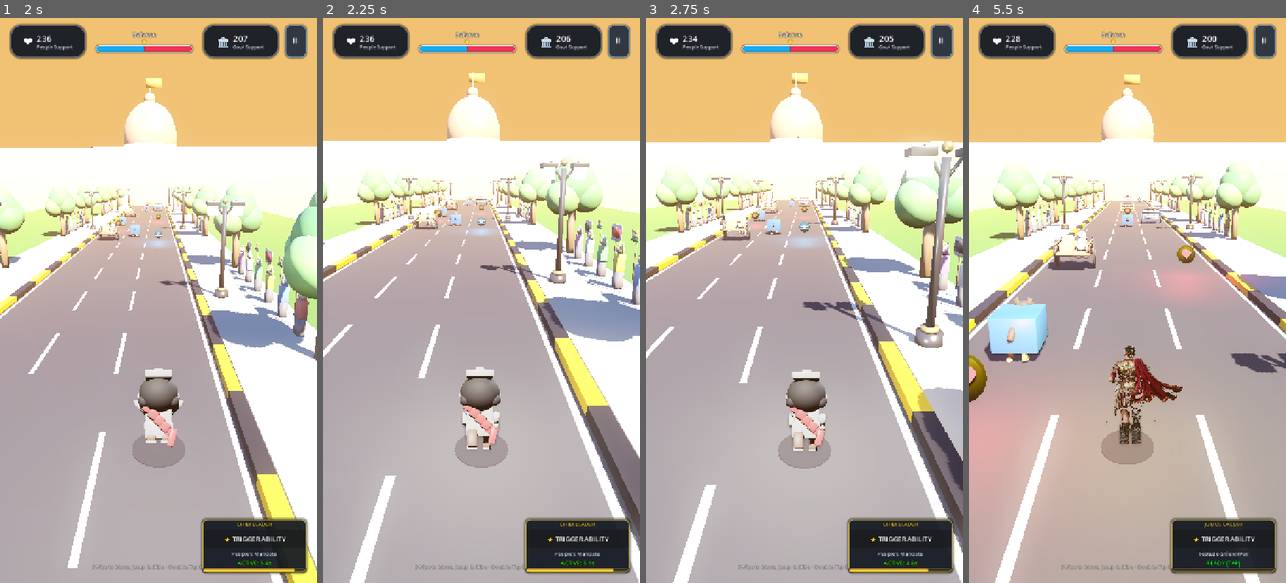
Above: before the commit, frames 1-4 (left to right).
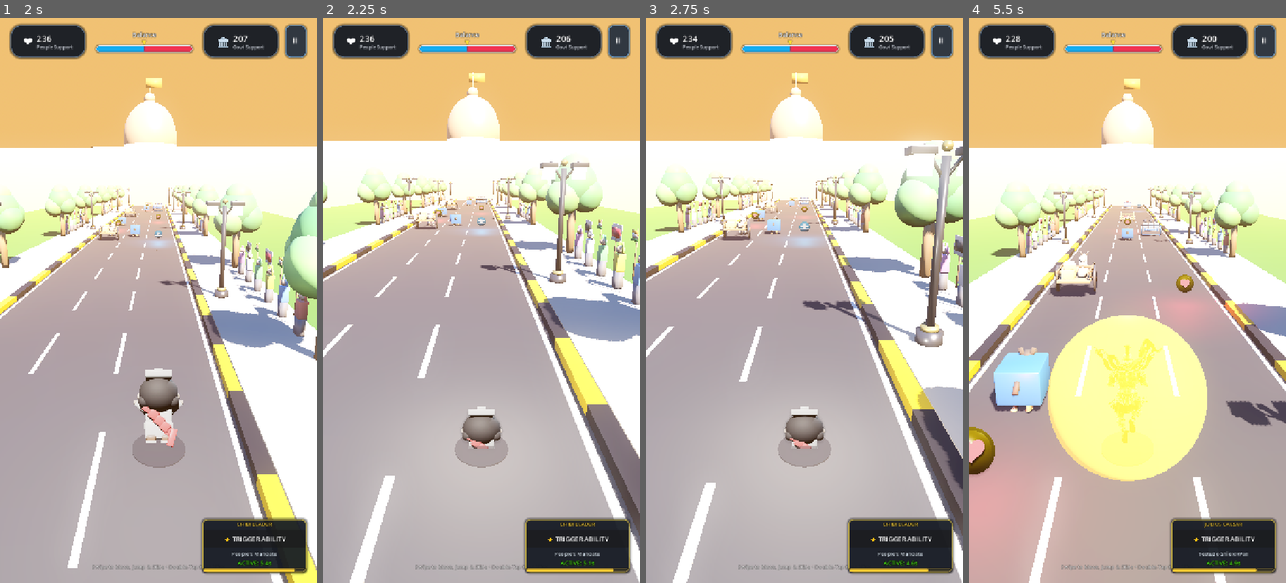
Above: after the commit, the same moments.

Repository: ce-subhash/history_turner
Game: Godot game, scene res://scenes/ui/MainMenu.tscn
Same seed, same stepped clock (60 frames per second), same inputs: the game is played once before the commit and once after it.
Inputs (mouse positions are in pixels of both pictures, inside the frame that each line leads up to):
- Up to frame 1 (2 s): click "▶ START RUNNING" at 0.5 s; tap Enter at 1.25 s; move the mouse to (228, 272) at 1.27 s; hold D from 1.28 s (still down); tap E at 1.35 s; click (228, 272) at 1.42 s; tap Space at 1.52 s
- Up to frame 2 (2.25 s): release D at 2 s; drag from (418, 328) to (465, 413) at 2.02 s
- Up to frame 3 (2.75 s): no input
- Up to frame 4 (5.5 s): move the mouse to (1159, 176) at 2.77 s; hold D 2.78-3.5 s; tap Enter at 2.85 s; click (1159, 176) at 2.92 s; drag from (1111, 413) to (1032, 215) at 3.52 s; move the mouse to (1222, 385) at 4.27 s; hold A 4.28-5 s; tap 1 at 4.35 s; click (1222, 385) at 4.42 s; tap Space at 4.52 s; drag from (1032, 215) to (1079, 159) at 5.02 s

Frame 1 is identical in both runs. In frame 2, 2.0% of the frame differs, in the area x 0-100%, y 9-100%; in frame 3, 4.0%; in frame 4, 37%, in the area x 0-100%, y 10-100%.

Commit message:
first draft ready

Diff:
--- a/project.godot
+++ b/project.godot
@@ -16,8 +16,8 @@
 
 config/name="Timetracks: Rulers & Rebels"
 run/main_scene="res://scenes/ui/MainMenu.tscn"
-config/features=PackedStringArray("4.7", "Forward Plus")
-config/icon="res://icon.svg"
+config/features=PackedStringArray("4.7", "Mobile")
+config/icon="res://icon.png"
 
 [autoload]
 
@@ -30,9 +30,9 @@
 
 window/size/viewport_width=720
 window/size/viewport_height=1280
-window/handheld/orientation="portrait"
 window/stretch/mode="canvas_items"
 window/stretch/aspect="expand"
+window/handheld/orientation=1
 
 [input_devices]
 
@@ -40,5 +40,7 @@
 
 [rendering]
 
+renderer/rendering_method="mobile"
+renderer/rendering_method.mobile="gl_compatibility"
 textures/vram_compression/import_etc2_astc=true
 anti_aliasing/quality/msaa_3d=2
--- a/scenes/Main.tscn
+++ b/scenes/Main.tscn
@@ -267,6 +267,7 @@
 anchor_bottom = 1.0
 grow_horizontal = 2
 grow_vertical = 2
+mouse_filter = 2
 script = ExtResource("4_hud")
 
 [node name="TopBar" type="MarginContainer" parent="HUD/HUDController"]
@@ -432,6 +433,7 @@
 offset_top = -140.0
 grow_horizontal = 2
 grow_vertical = 0
+mouse_filter = 2
 
 [node name="SwipeHint" type="Label" parent="HUD/HUDController/BottomControls"]
 layout_mode = 1
--- a/scripts/globals/GameManager.gd
+++ b/scripts/globals/GameManager.gd
@@ -45,6 +45,7 @@
 
 
 func _ready() -> void:
+	DisplayServer.screen_set_orientation(DisplayServer.SCREEN_PORTRAIT)
 	reset_state()
 
 
--- a/scripts/player/PlayerController.gd
+++ b/scripts/player/PlayerController.gd
@@ -73,7 +73,7 @@
 const SLIDE_DURATION: float = 0.8
 const DEFAULT_HEIGHT: float = 1.8
 const SLIDE_HEIGHT_RATIO: float = 0.5
-const SWIPE_THRESHOLD: float = 40.0
+const SWIPE_THRESHOLD: float = 30.0
 
 # Magnetism constants
 const MAGNET_RADIUS: float = 14.0
@@ -230,7 +230,7 @@
 	add_child(shield_mesh)
 
 
-func _unhandled_input(event: InputEvent) -> void:
+func _input(event: InputEvent) -> void:
 	if GameManager.is_game_over:
 		return
 
@@ -259,13 +259,17 @@
 			touch_start_pos = event.position
 			is_touch_active = true
 		else:
+			if is_touch_active:
+				var swipe_vec: Vector2 = event.position - touch_start_pos
+				if swipe_vec.length() >= SWIPE_THRESHOLD:
+					_process_swipe(swipe_vec)
 			is_touch_active = false
 
 	elif event is InputEventScreenDrag and is_touch_active:
 		var swipe_vec: Vector2 = event.position - touch_start_pos
 		if swipe_vec.length() >= SWIPE_THRESHOLD:
 			_process_swipe(swipe_vec)
-			is_touch_active = false
+			touch_start_pos = event.position
 
 	elif event is InputEventMouseButton:
 		if event.button_index == MOUSE_BUTTON_LEFT:
@@ -279,12 +283,16 @@
 				touch_start_pos = event.position
 				is_touch_active = true
 			else:
+				if is_touch_active:
+					var swipe_vec: Vector2 = event.position - touch_start_pos
+					if swipe_vec.length() >= SWIPE_THRESHOLD:
+						_process_swipe(swipe_vec)
 				is_touch_active = false
 	elif event is InputEventMouseMotion and is_touch_active:
 		var swipe_vec: Vector2 = event.position - touch_start_pos
 		if swipe_vec.length() >= SWIPE_THRESHOLD:
 			_process_swipe(swipe_vec)
-			is_touch_active = false
+			touch_start_pos = event.position
 
 
 func _process_swipe(swipe_vec: Vector2) -> void:
--- a/scripts/ui/HUDController.gd
+++ b/scripts/ui/HUDController.gd
@@ -66,6 +66,9 @@
 
 
 func _ready() -> void:
+	# Ensure HUD panels do not block touch/swipe gestures, while keeping buttons responsive
+	_configure_mouse_filters(self)
+
 	if banner_panel:
 		banner_panel.visible = false
 		banner_panel.modulate.a = 0.0
@@ -441,3 +444,13 @@
 		if count % 3 == 0 and i > 0:
 			result = "," + result
 	return result
+
+
+func _configure_mouse_filters(node: Node) -> void:
+	if node is BaseButton:
+		node.mouse_filter = Control.MOUSE_FILTER_STOP
+	elif node is Control:
+		node.mouse_filter = Control.MOUSE_FILTER_IGNORE
+
+	for child in node.get_children():
+		_configure_mouse_filters(child)
--- a/scripts/ui/MainMenu.gd
+++ b/scripts/ui/MainMenu.gd
@@ -15,6 +15,7 @@
 
 
 func _ready() -> void:
+	DisplayServer.screen_set_orientation(DisplayServer.SCREEN_PORTRAIT)
 	start_run_button.pressed.connect(_on_start_run_pressed)
 	choose_ruler_button.pressed.connect(_on_choose_ruler_pressed)
 	quit_button.pressed.connect(_on_quit_pressed)
Binary file added: icon.png
Not shown, added: icon.png.import
Not shown, added: android/.build_version
